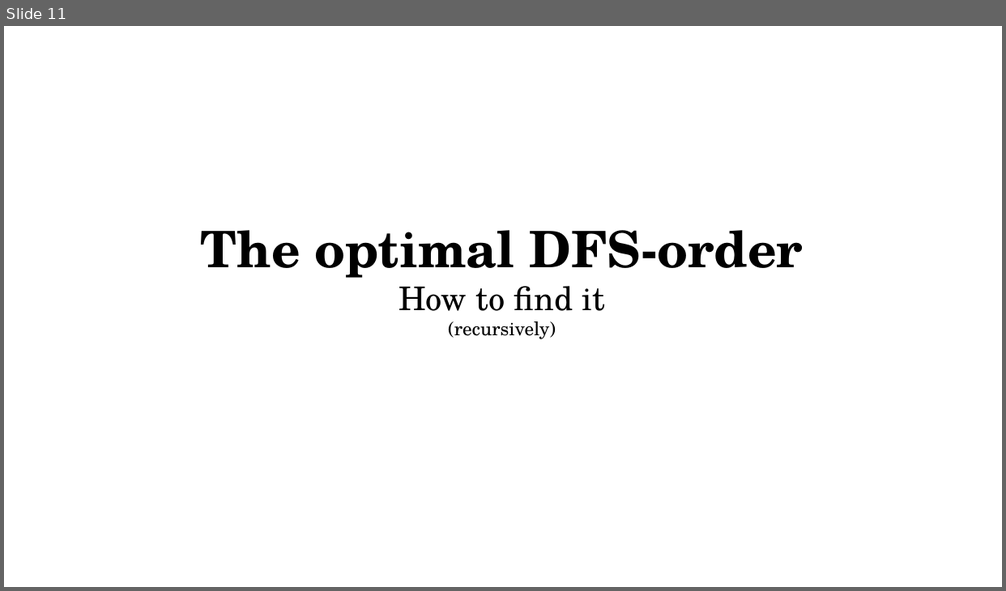
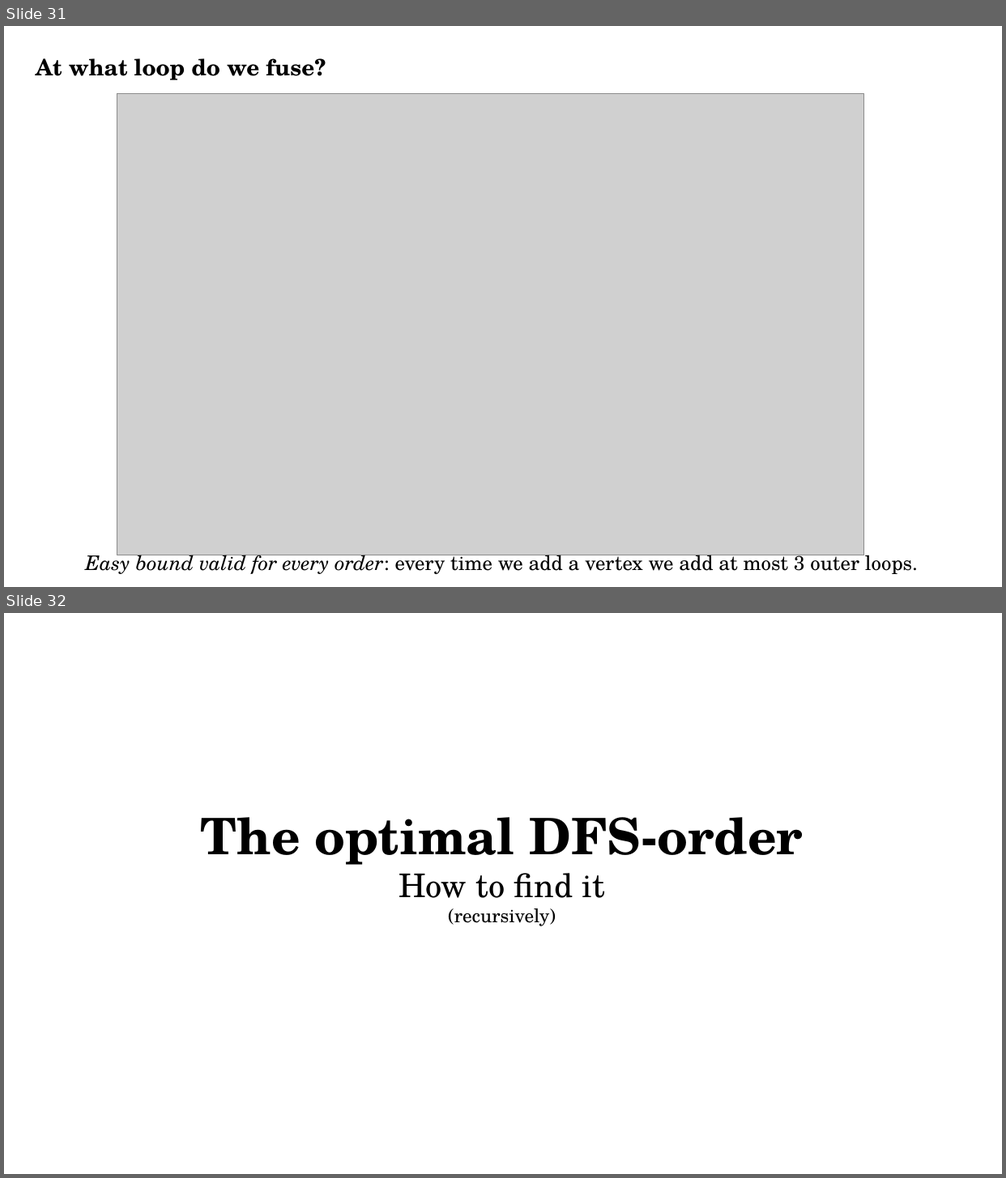
Before and after one commit to thenerdmix/vdsp, a slide deck: presentation/Untitled 1.odp. Shown one above the other, each under a label of ours: slide 11 before the commit, slides 31 and 32 after it. The pictures are 1006x591 and 1006x1178 pixels, drawn with LibreOffice and Linux fonts; fonts in the diff are those of the drawing; grey boxes stand for pictures. Boxes give left, top, right and bottom in pixels: in the first picture for what was removed or moved away, otherwise in the second. Text is boxed around its words. In the diff, an @@ line names an element or a change of style, - is before the commit and + after.

```diff
--- a/presentation/Untitled 1.odp
+++ b/presentation/Untitled 1.odp
@@ slide 31 added at box(4, 26, 1002, 587), background #FFFFFF @@
@@ text added at box(36, 58, 326, 80), 18 pt, text #000000, bold @@
+At what loop do we fuse?
@@ picture added at box(117, 94, 864, 556) @@
@@ text added at box(85, 550, 918, 574), 16 pt, text #000000 @@
+Easy bound valid for every order: every time we add a vertex we add at most 3 outer loops.
@@ what was slide 11 is now slide 32 @@
```
Also in this commit, not shown: 3 slides changed, 22 other slides added, 1 slide removed, 9 other files.
